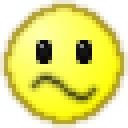
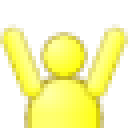
Layers edited between the first and the second 128x128 image:
added layer "Eingefügte Ebene #2" above "Eingefügte Ebene #1" over [0,24,48,104]
added layer "Eingefügte Ebene #1" above "Hintergrund-Kopie" over [80,24,128,104]
added layer "Hintergrund-Kopie" above "Eingefügte Ebene" over [40,32,88,80]
added layer "Eingefügte Ebene" above "NoHand" over [24,72,104,128]
hid "Shockmouth" over [24,68,104,108]
hid "Eye L" over [36,40,52,64]
hid "Eye R" over [76,40,92,64]
hid "Hintergrund" over [0,0,128,128]
